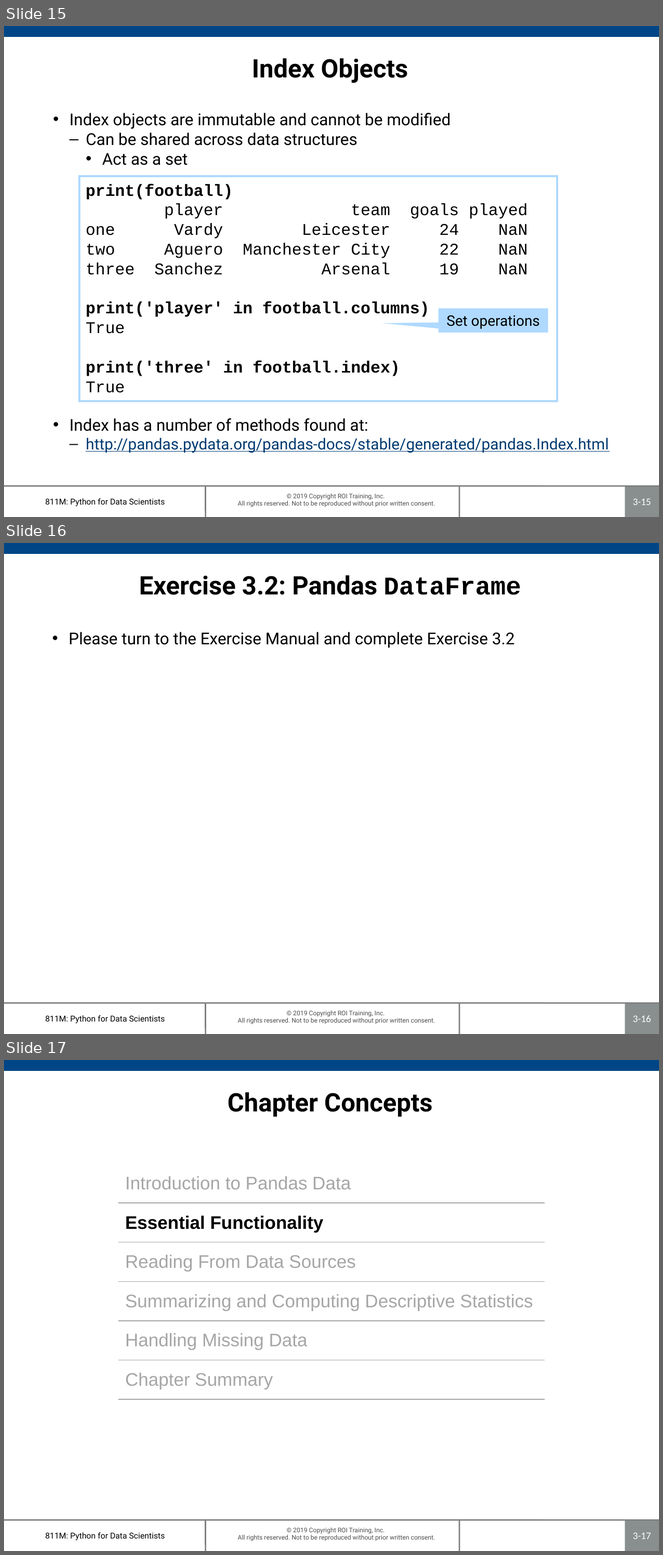
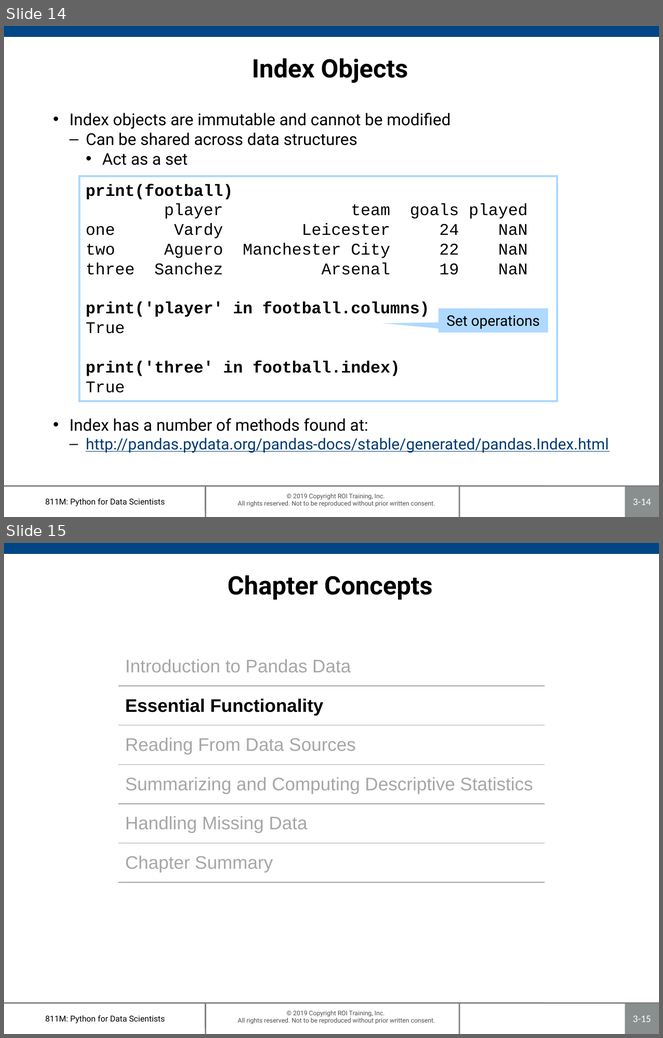
Before and after one commit to roitraining/PythonProgram, a slide deck: Day3-Pandas/Ch03-Pandas.pptx. Shown one above the other, each under a label of ours: slides 15, 16 and 17 before the commit, slides 14 and 15 after it. The pictures are 663x1555 and 663x1038 pixels, drawn with LibreOffice and Linux fonts; fonts in the diff are those of the drawing; background and template pictures are left out. Boxes give left, top, right and bottom in pixels: in the first picture for what was removed or moved away, otherwise in the second. Text is boxed around its words. In the diff, an @@ line names an element or a change of style, - is before the commit and + after.

```diff
--- a/Day3-Pandas/Ch03-Pandas.pptx
+++ b/Day3-Pandas/Ch03-Pandas.pptx
@@ slide 16 removed at (x1=4, y1=543, x2=659, y2=1034), background #FFFFFF; not listed: 7 template elements that a slide beside it also shows @@
@@ title removed at (x1=139, y1=575, x2=521, y2=595) @@
-Exercise 3.2: Pandas DataFrame
@@ text removed at (x1=68, y1=632, x2=515, y2=648) @@
-• Please turn to the Exercise Manual and complete Exercise 3.2
@@ what was slide 15 is now slide 14 @@
@@ page number at (x1=633, y1=499, x2=651, y2=505): text changed @@
-3-15
+3-14
@@ what was slide 17 is now slide 15 @@
@@ page number at (x1=633, y1=1016, x2=651, y2=1022): text changed @@
-3-17
+3-15
```
Also in this commit, not shown: 8 slides changed, 1 other slide removed, 1 other file.
